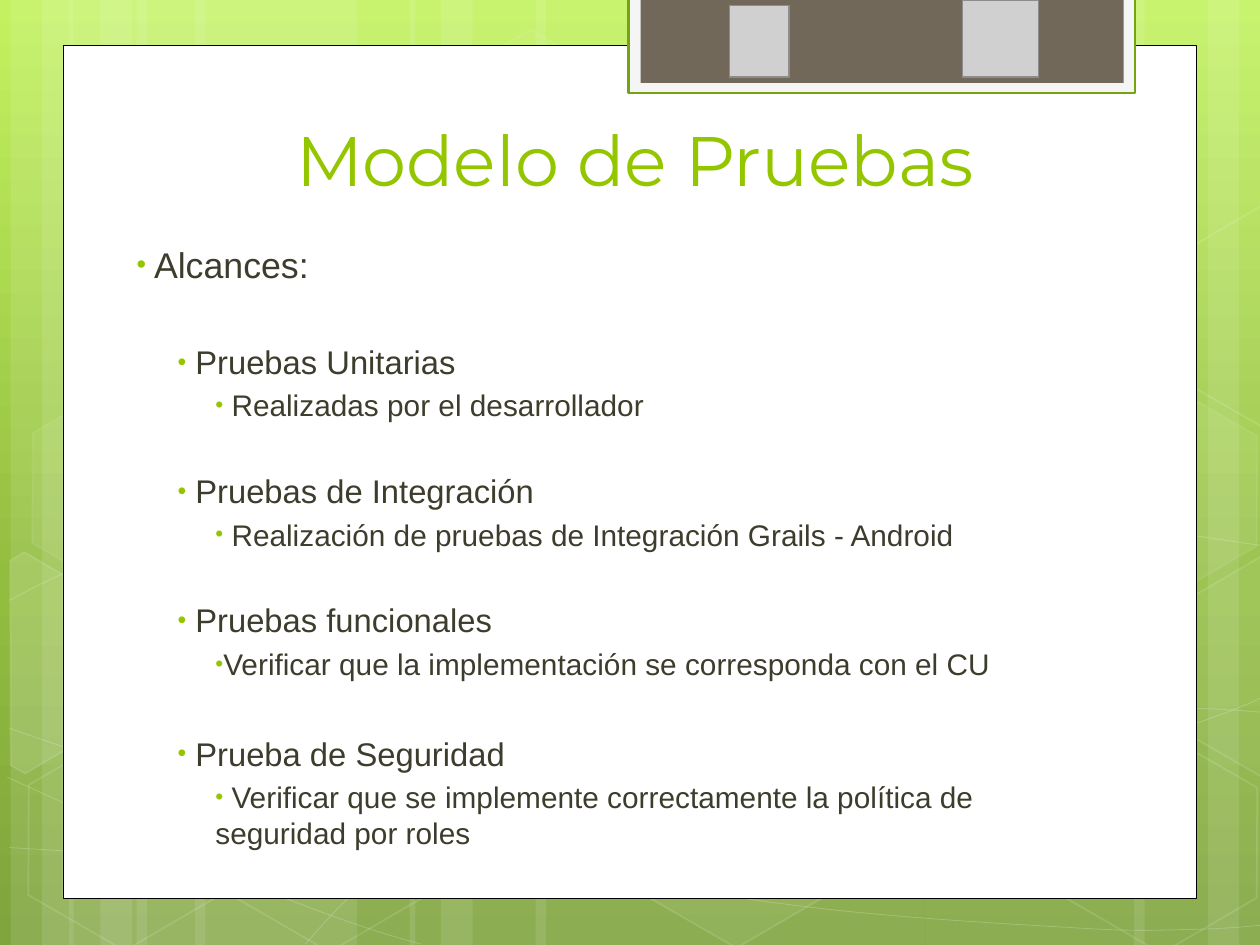
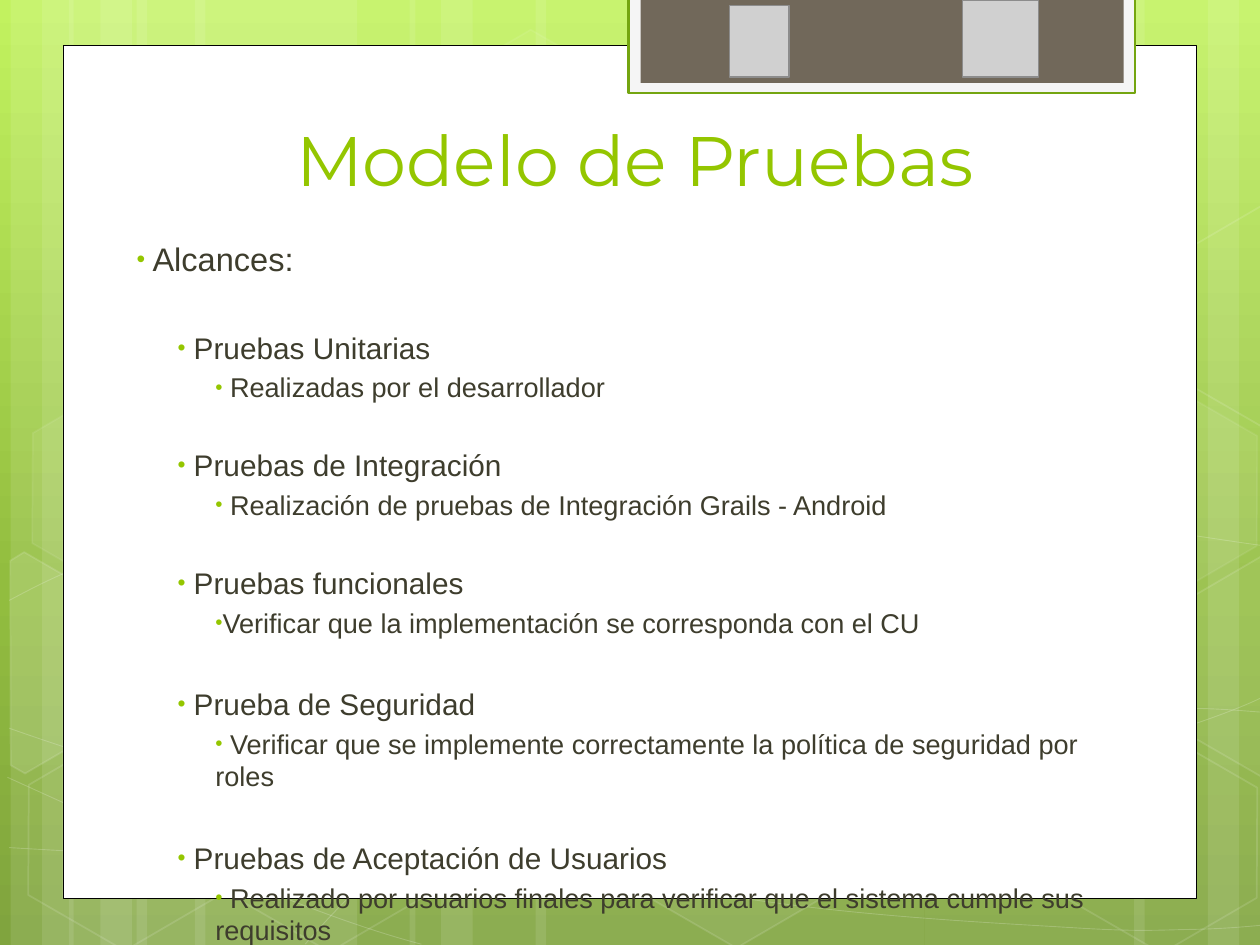
Before and after one commit to ptissera/habilitacion-profesional-2012-4k4, a slide deck: slide 24 of Documentacion/Proyecto/Iteracion3/Presentacion 3 - Modelos del Sistema.pptx. Drawn at 1260x945 pixels with LibreOffice and Linux fonts; fonts in the diff are those of the drawing; grey boxes stand for pictures. Boxes give left, top, right and bottom in pixels: in the first picture for what was removed or moved away, otherwise in the second. Text is boxed around its words. In the diff, an @@ line names an element or a change of style, - is before the commit and + after.

```diff
--- a/Documentacion/Proyecto/Iteracion3/Presentacion 3 - Modelos del Sistema.pptx
+++ b/Documentacion/Proyecto/Iteracion3/Presentacion 3 - Modelos del Sistema.pptx
@@ text at box(153, 247, 1078, 787): size 20.4 to 18.6 pt in "Alcances:"; size 18.7 to 17.1 pt in "Pruebas Unitarias", "Pruebas de Integración", "Pruebas funcionales", "Prueba de Seguridad"; size 17 to 15.5 pt in "Realizadas por el desarrollador", "Realización de pruebas de Integración Grails - ...", "Verificar que la implementación se corresponda con ...", "Verificar que se implemente correctamente la política ..." @@
@@ text at box(194, 847, 1083, 945): paragraphs added @@
+  • Pruebas de Aceptación de Usuarios
+    • Realizado por usuarios finales para verificar que el sistema cumple sus requisitos
```
Also in this commit, not shown: 15 other slides changed, 4 slides added.
